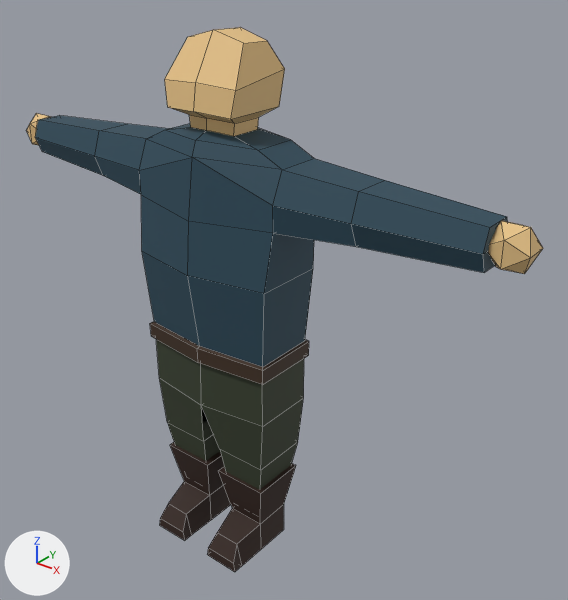
What one commit did to the FBX model Resources/blender/Bouwer.fbx.
Camera for both pictures: a 50 mm camera at (16.4, -17.5, 31.3) aimed at (1.5, 1.2, 19.7). The lights are fixed; the arrows at lower left show +X, +Y and +Z. Mesh edges are drawn as thin lines.
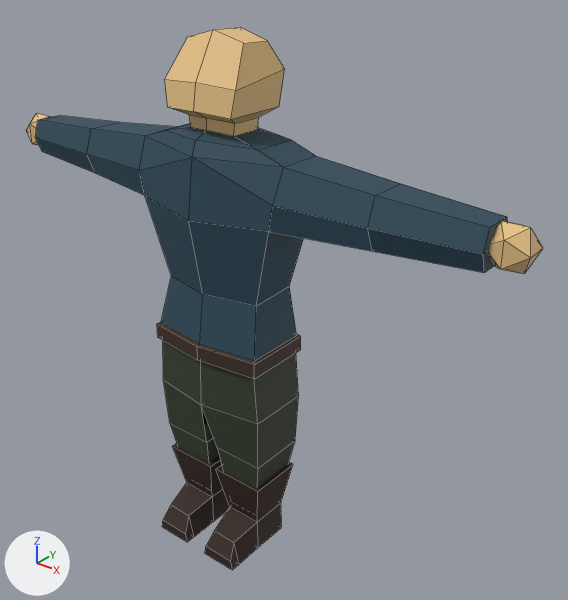
The newer file is also turned or shifted as a whole; pictures and numbers use the older file's frame.

Patch to the scene script:
```diff
--- a/Resources/blender/Bouwer.fbx.py
+++ b/Resources/blender/Bouwer.fbx.py
@@ me_mesh @@
 me_mesh.from_pydata(...)  # 192 vertices, 205 faces; spans x -10.1..10.1, y -2.1..1.7, z -6.5..11.6
 # used by ob_cube; location = (0.0, 0.0, 16.83)
+# me_mesh part 1: the loose piece of 20 vertices spanning x -2.3..-0.3, y -2.1..1.0, z -6.5..-3.5 is moved by (0.1, 0.0, 0.0)
+# me_mesh part 2: the loose piece of 20 vertices spanning x 0.3..2.3, y -2.1..1.0, z -6.5..-3.5 is moved by (-0.1, 0.0, 0.0)
+# me_mesh part 3: 70 of 192 vertices moved; they spanned x -5.4..5.4, y -1.7..1.7, z -5.0..8.0 and now span x -5.8..5.9, y -1.5..1.6, z -5.0..8.1; mean shift (0.0, 0.0, 0.0); largest move (-2.7, -1.2, 4.4) -> (-1.9, -0.7, 3.5)
 me_mesh.materials.append(mat_pants)
```

Boxes (x1, y1, x2, y2) around the edits, measured in the pictures (568 x 600 px; the box of a moved part takes in the faces that stretch with it):
'Cube', reshaped
    before: (27, 27, 543, 572)
    after: (27, 27, 543, 570)
part 1 of me_mesh, moved or reshaped
    before: (159, 442, 231, 541)
    after: (162, 443, 230, 542)
part 2 of me_mesh, moved or reshaped
    before: (207, 463, 296, 572)
    after: (205, 462, 293, 570)
part 3 of me_mesh, moved or reshaped
    before: (58, 115, 483, 490)
    after: (58, 115, 483, 488)
